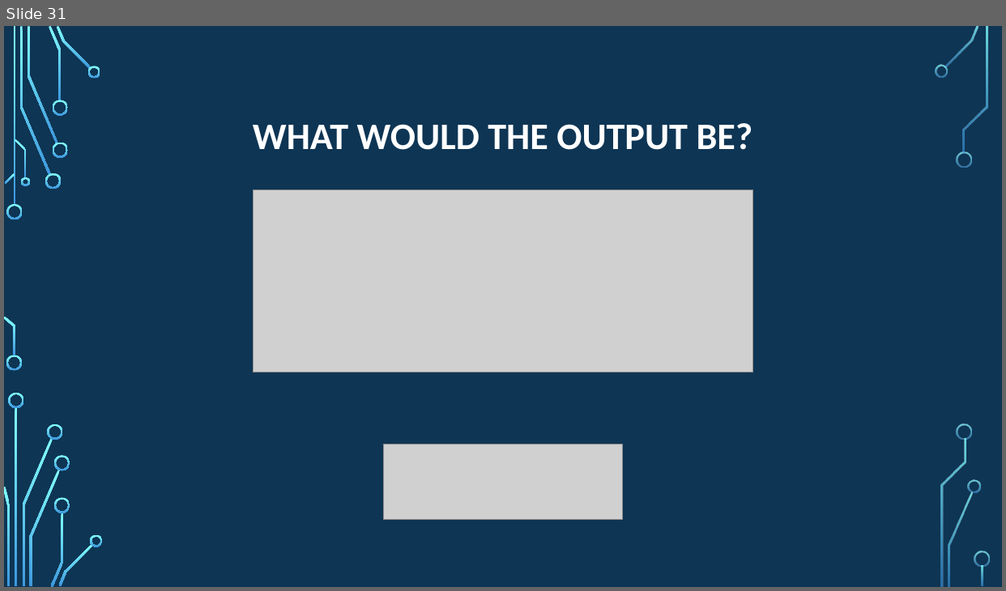
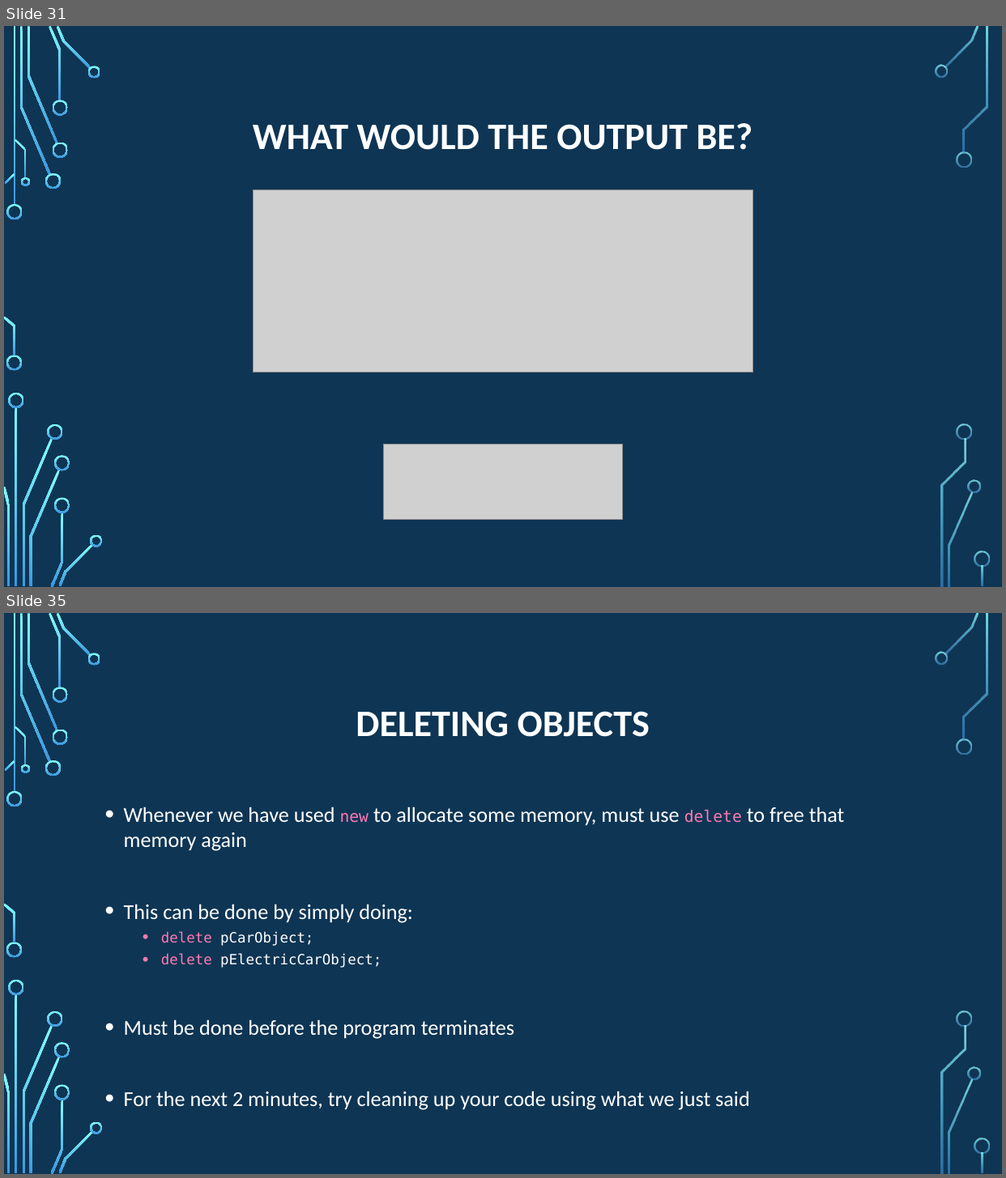
Before and after one commit to psypdt/Advanced_Summer_Course, a slide deck: Day4/Day_4.pptx. Shown one above the other, each under a label of ours: slide 31 before the commit, slides 31 and 35 after it; the slides between them are not shown. The pictures are 1006x591 and 1006x1178 pixels, drawn with LibreOffice and Linux fonts; fonts in the diff are those of the drawing; grey boxes stand for pictures; background and template pictures are left out. Boxes give left, top, right and bottom in pixels: in the first picture for what was removed or moved away, otherwise in the second. Text is boxed around its words. In the diff, an @@ line names an element or a change of style, - is before the commit and + after.

```diff
--- a/Day4/Day_4.pptx
+++ b/Day4/Day_4.pptx
@@ slide 35 added at [4, 613, 1002, 1174], background picture (left out); not listed: 36 template elements that a slide beside it also shows @@
@@ title added at [356, 711, 650, 737], 36 pt, text #FFFFFF, bold @@
+DELETING OBJECTS
@@ text added at [124, 807, 845, 1110], 20.4 pt, text #FFFFFF @@
+• Whenever we have used new to allocate some memory, must use delete to free that memory again
+• This can be done by simply doing:
+  • delete pCarObject;
+  • delete pElectricCarObject;
+• Must be done before the program terminates
+• For the next 2 minutes, try cleaning up your code using what we just said
```
Also in this commit, not shown: 12 slides changed, 1 other slide added, 1 slide removed, 1 other file.
